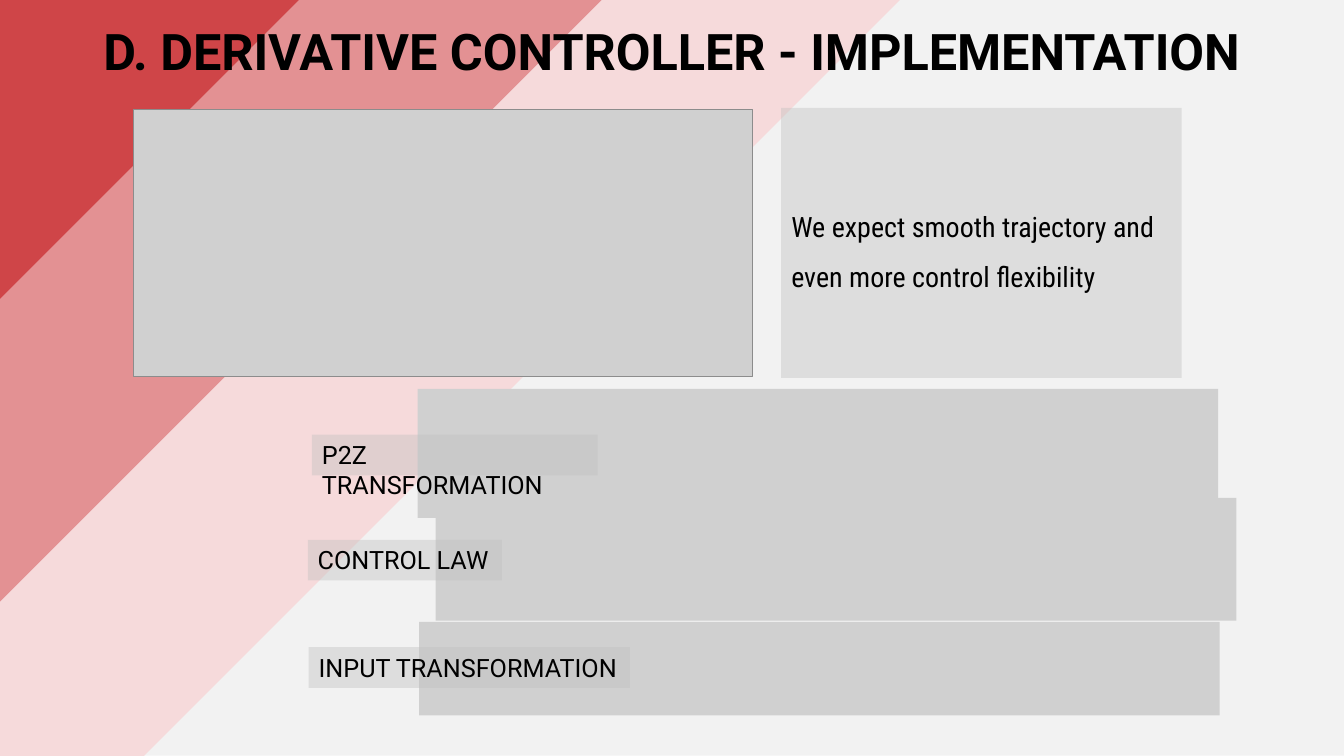
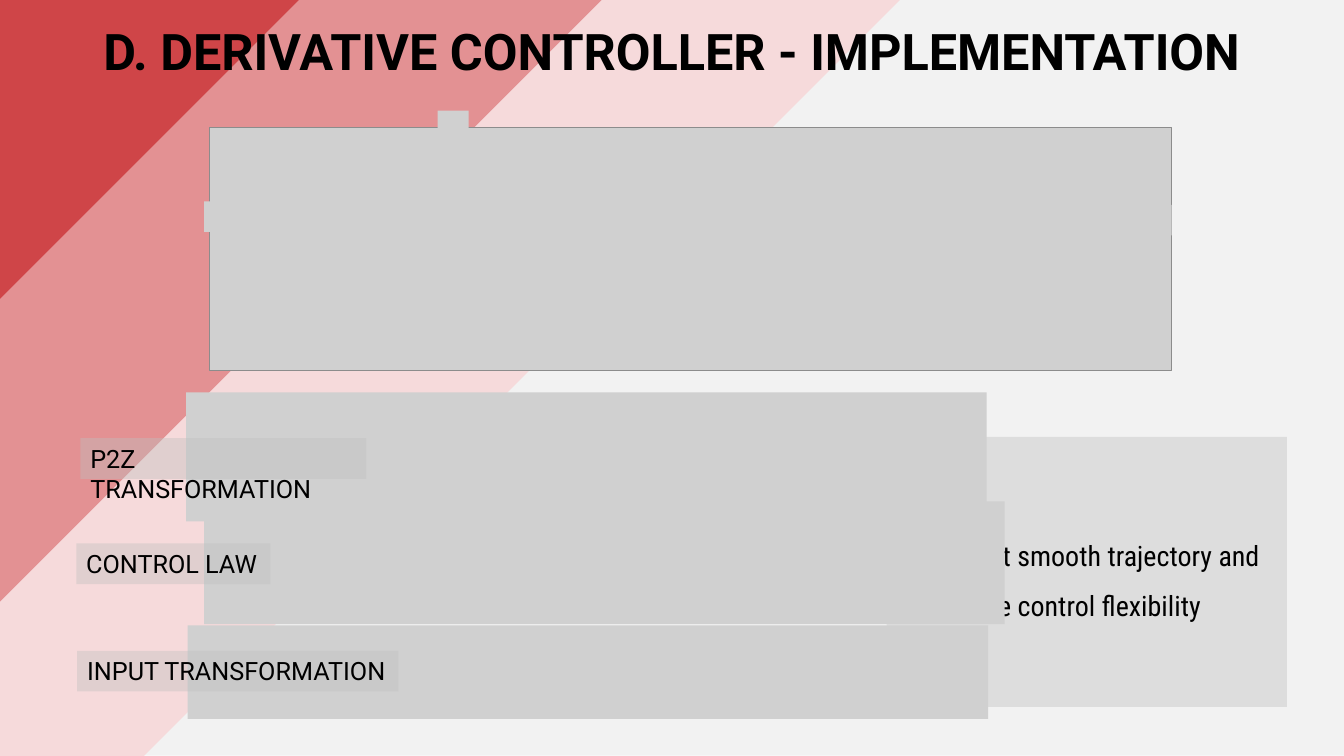
Before and after one commit to PippoGot/R-C2, a slide deck: slide 27 of documentation/presentation.pptx (slide 25 before the commit). Drawn at 1344x756 pixels with LibreOffice and Linux fonts; fonts in the diff are those of the drawing; grey boxes stand for pictures. Boxes give left, top, right and bottom in pixels: in the first picture for what was removed or moved away, otherwise in the second. Text is boxed around its words. In the diff, an @@ line names an element or a change of style, - is before the commit and + after.

```diff
--- a/documentation/presentation.pptx
+++ b/documentation/presentation.pptx
@@ picture removed at box(134, 109, 753, 376) @@
@@ group added at box(205, 111, 1173, 371): 5 pictures @@
@@ rectangle "We expect smooth trajectory and ...": place and size @@
-rectangle "We expect smooth trajectory and ..." at box(781, 108, 1182, 378)
+rectangle "We expect smooth trajectory and ..." at box(887, 437, 1288, 707)
@@ 3 rectangles, 3 pictures: place and size @@
-3 rectangles, 3 pictures at box(308, 389, 1236, 716)
+3 rectangles, 3 pictures at box(77, 392, 1005, 719)
```
Also in this commit, not shown: 9 other slides changed, 2 slides added, 11 other files.
